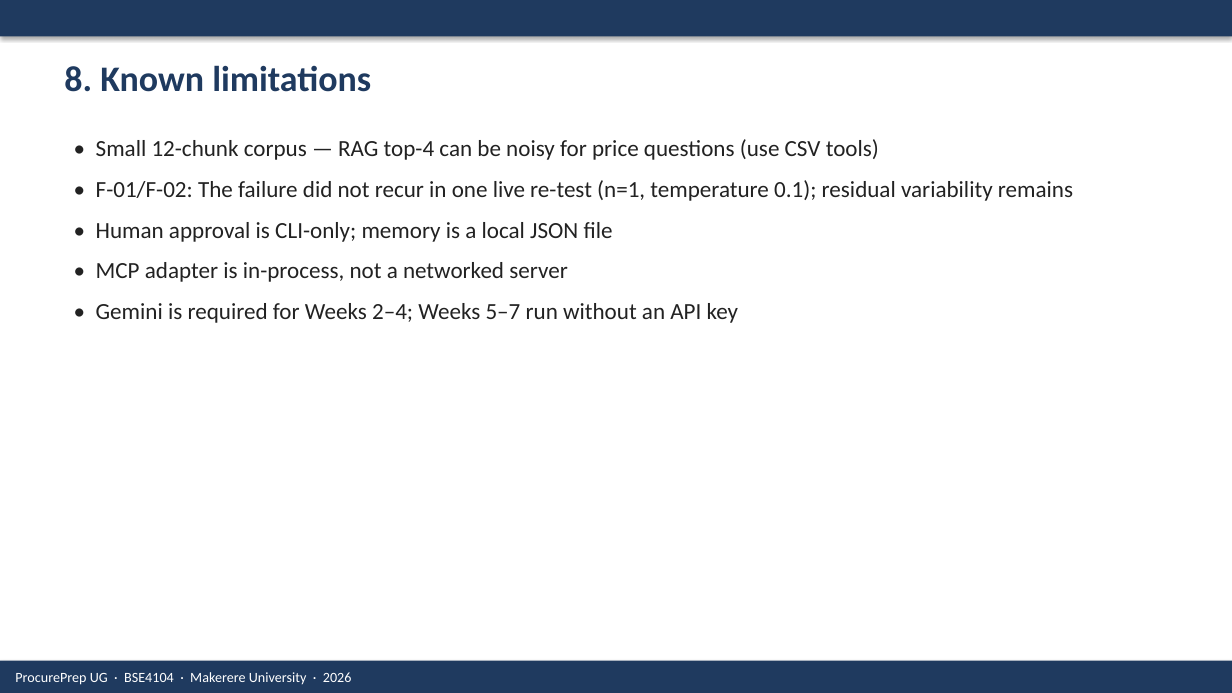
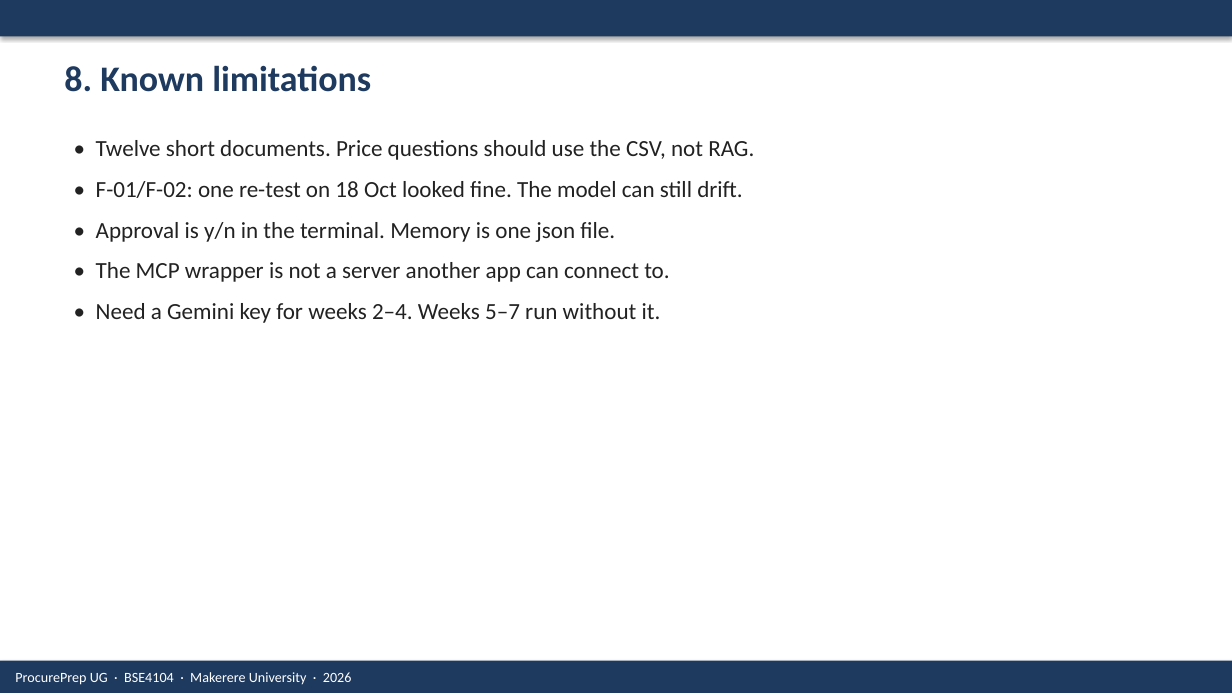
Before and after one commit to AINEMBABAZI-KIIZA-DAVIS/BSE4104_Capstone, a slide deck: slide 9 of docs/ProcurePrep UG Final Presentation.pptx. Drawn at 1232x693 pixels with LibreOffice and Linux fonts; fonts in the diff are those of the drawing. Boxes give left, top, right and bottom in pixels: in the first picture for what was removed or moved away, otherwise in the second. Text is boxed around its words. In the diff, an @@ line names an element or a change of style, - is before the commit and + after.

Commit message:
feat: connect live procurement backend and evaluation flow

```diff
--- a/docs/ProcurePrep UG Final Presentation.pptx
+++ b/docs/ProcurePrep UG Final Presentation.pptx
@@ text at [96,140,754,323]: text changed @@
-• Small 12-chunk corpus — RAG top-4 can be noisy for price questions (use CSV tools)
-• F-01/F-02: The failure did not recur in one live re-test (n=1, temperature 0.1); residual variability remains
-• Human approval is CLI-only; memory is a local JSON file
-• MCP adapter is in-process, not a networked server
-• Gemini is required for Weeks 2–4; Weeks 5–7 run without an API key
+• Twelve short documents. Price questions should use the CSV, not RAG.
+• F-01/F-02: one re-test on 18 Oct looked fine. The model can still drift.
+• Approval is y/n in the terminal. Memory is one json file.
+• The MCP wrapper is not a server another app can connect to.
+• Need a Gemini key for weeks 2–4. Weeks 5–7 run without it.
```
Also in this commit, not shown: 8 other slides changed, 1 slide added, 1 slide removed, 29 other files.
